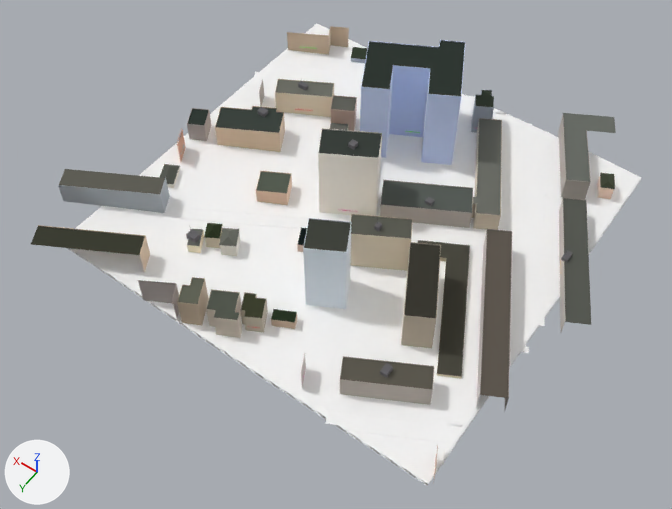
Before and after pictures for a commit that changed the glTF model public/tiles/0/-5_-12.glb.
Before and after are seen from a 50 mm lens placed at (-1357.0, 3258.0, 561.0), pointed at (-1158.0, 2980.0, 125.0). Lighting does not change. The marker at lower left points along +X, +Y and +Z. The picture after the commit comes second. Where no turn or scale is listed for an object, it has been applied to the vertices. Vertices at exactly the same position are counted once.

Names of what the first picture shows: 't0_-5_-12'.
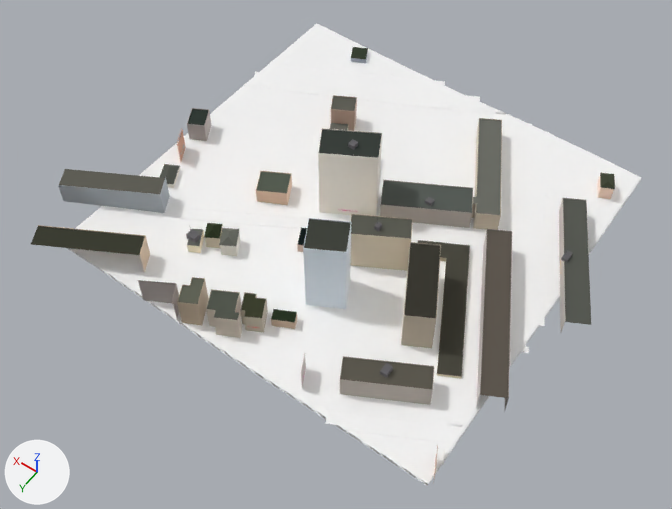
Where the newer file only moved an object's origin or applied its transform, the numbers keep the older frame.

What changed in the scene script:
```text
Change me_t0__5__12:
    used by ob_t0__5__12; location = (-1150.6, 2941.5, 152.5)
    remove me_t0__5__12.from_pydata(...)  # 11828 vertices, 18896 faces; spans x -155.0..155.0, y -148.0..148.0, z -31.0..31.0
    add me_t0__5__12.from_pydata(...)  # 11420 vertices, 18411 faces; spans x -155.0..155.0, y -130.0..148.0, z -31.0..27.0
    me_t0__5__12 part 1: 17 loose pieces with 307 vertices, spanning x -109.0..125.0, y -148.0..13.0, z -28.0..0.0, are deleted
    me_t0__5__12 part 2: 60 vertices moved within x -128.0..124.0, y -112.0..108.0, z -27.0..25.0; 109 vertices removed from x -104.0..76.0, y -108.0..105.0, z -28.0..31.0; 8 vertices added at x -104.0..76.0, y -61.0..106.0, z -27.0..-24.0
```

Boxes [x1, y1, x2, y2] around the edits, measured in the pictures (672 x 509 px):
part 1 of me_t0__5__12, deleted
    before: [215, 26, 616, 200]
part 2 of me_t0__5__12, cut back
    before: [167, 40, 553, 423]
    after: [164, 61, 553, 426]
